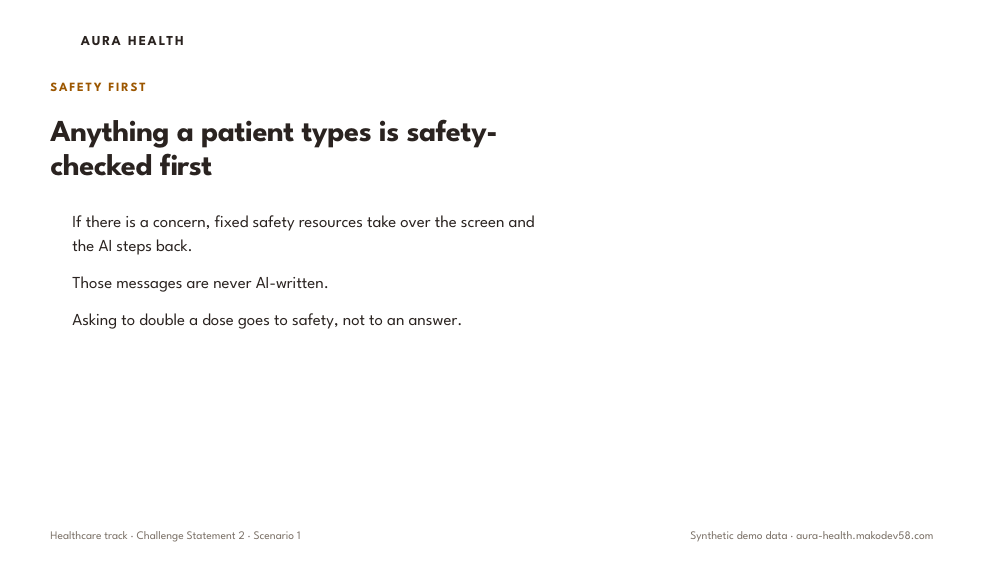
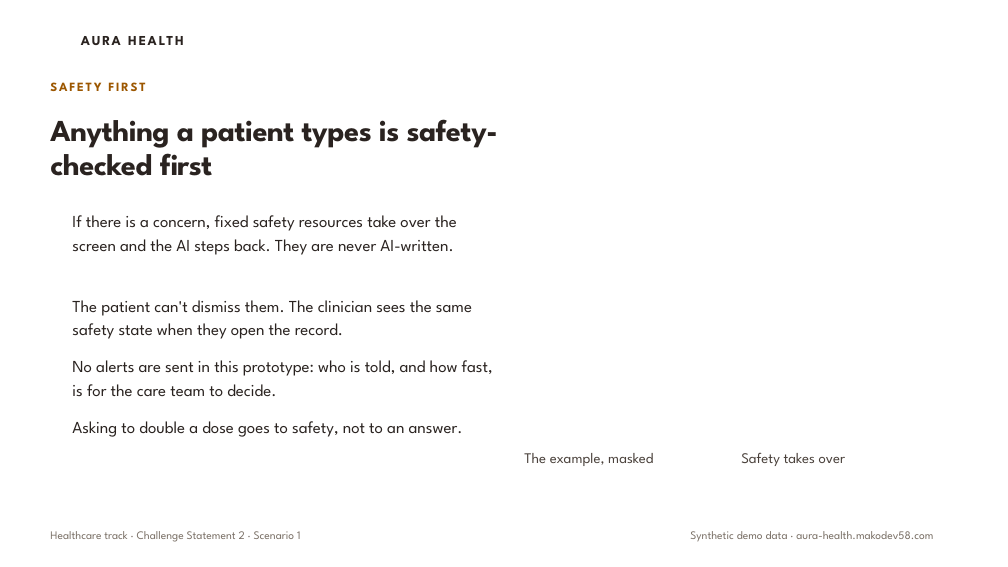
Before and after one commit to e8aura-makodev58/aura-health, a slide deck: slide 10 of docs/submission/assets/aura-health-deck.pptx. Drawn at 1008x567 pixels with LibreOffice and Linux fonts; fonts in the diff are those of the drawing; background and template pictures are left out. Boxes give left, top, right and bottom in pixels: in the first picture for what was removed or moved away, otherwise in the second. Text is boxed around its words. In the diff, an @@ line names an element or a change of style, - is before the commit and + after.

```diff
--- a/docs/submission/assets/aura-health-deck.pptx
+++ b/docs/submission/assets/aura-health-deck.pptx
@@ text at (x1=72, y1=215, x2=457, y2=255): text changed @@
-If there is a concern, fixed safety resources take over the screen and the AI steps back.
+If there is a concern, fixed safety resources take over the screen and the AI steps back. They are never AI-written.
@@ text removed at (x1=72, y1=276, x2=329, y2=292) @@
-Those messages are never AI-written.
@@ text added at (x1=72, y1=300, x2=472, y2=339), 16 pt, text #2A2320 @@
+The patient can't dismiss them. The clinician sees the same safety state when they open the record.
@@ text added at (x1=72, y1=360, x2=493, y2=396), 16 pt, text #2A2320 @@
+No alerts are sent in this prototype: who is told, and how fast, is for the care team to decide.
@@ text "Asking to double a dose ..." moved from (x1=72, y1=313, x2=463, y2=329) to (x1=72, y1=421, x2=463, y2=437) @@
@@ text added at (x1=524, y1=453, x2=653, y2=466), 14 pt, text #4A413B @@
+The example, masked
@@ text added at (x1=741, y1=452, x2=846, y2=466), 14 pt, text #4A413B @@
+Safety takes over
```
Also in this commit, not shown: 1 other slide changed, 39 other files.
